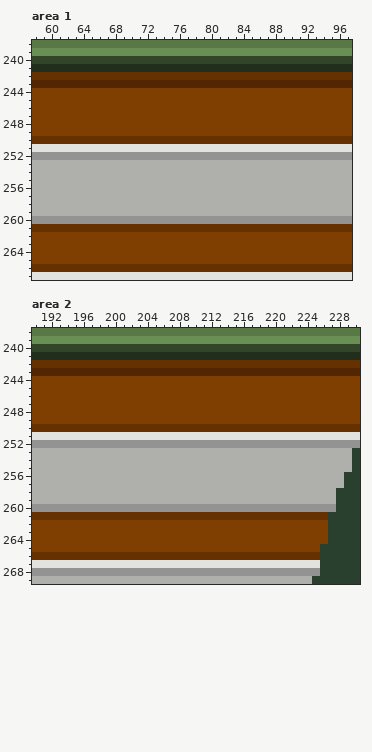
A pixel-art file gets an edit: img/inn.ase. The picture above is the old version.
640x640 pixels, 1 frame. Colours within 5 levels of each other are drawn and written as one. Shown: area 1: x 58..97, y 238..267; area 2: x 190..230, y 238..269. The commit also changed other parts of the picture, which this record leaves out.
And afterwards:
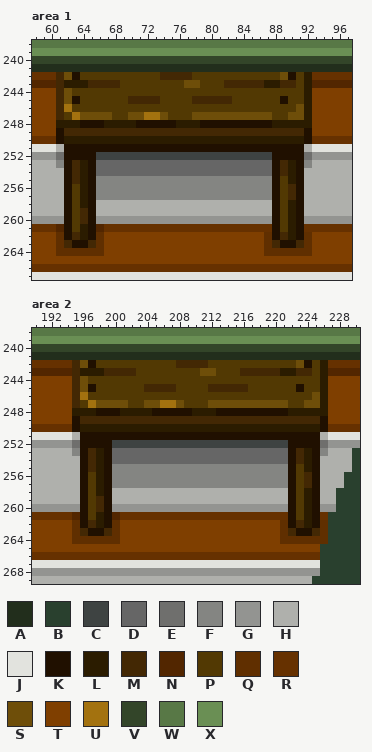
Palette (. is transparent): A #222e1c  B #29402e  C #3e4342  D #666666  E #6f6f6d  F #848582  G #939491  H #afb0ac  J #e2e3de  K #201000  L #2b1c00  M #432804  N #522600  P #523903  Q #602f00  R #663100  S #6e4e09  T #7f3f00  U #a3720f  V #334529  W #587846  X #6a8f54
Changes in this commit:
layer "lvl1.ref" now shown
Area 1, layer "lvl1.ref":
y 242: x 61..92 RRRRRRRRRRRRRRRRRRRRRRRRRRRRRRRR -> MSKPPPPPPPPPPMMMMPPPPPPPPPPPSKPL
y 243: x 61..92 NNNNNNNNNNNNNNNNNNNNNNNNNNNNNNNN -> MLLLMMMMPPPPPPPPSSPPPMMMMMLLMMPL
y 244: x 61..92 TTTTTTTTTTTTTTTTTTTTTTTTTTTTTTTT -> MSPPPPPPPPPPPPPPPPPPPPPPPPPPPPPL
y 245: x 61..92 TTTTTTTTTTTTTTTTTTTTTTTTTTTTTTTT -> MSKPPPPPPMMMMPPPPMMMMMPPPPPPKPPL
y 246: x 61..92 TTTTTTTTTTTTTTTTTTTTTTTTTTTTTTTT -> MUPPPPPPPPPPPPPPPPPPPPPPPPPPPPSL
y 247: x 61..92 TTTTTTTTTTTTTTTTTTTTTTTTTTTTTTTT -> MPUSSSSPPSSUUSPPPSSSSSSSSSSPPSSL
y 248: x 61..92 TTTTTTTTTTTTTTTTTTTTTTTTTTTTTTTT -> LLLKKKLLLLKKKKKLLLKKKKKKKKKLLLLL
y 249: x 61..92 TTTTTTTTTTTTTTTTTTTTTTTTTTTTTTTT -> KMMMMMMMMMMMMMMMMMMMMMMMMMMMMMMK
y 250: x 61..92 RRRRRRRRRRRRRRRRRRRRRRRRRRRRRRRR -> KLLLLLLLLLLLLLLLLLLLLLLLLLLLLLLK
y 251: x 61..92 JJJJJJJJJJJJJJJJJJJJJJJJJJJJJJJJ -> HKKKKKKKKKKKKKKKKKKKKKKKKKKKKKKH
y 252: x 61..92 GGGGGGGGGGGGGGGGGGGGGGGGGGGGGGGG -> EKKKKCCCCCCCCCCCCCCCCCCCCCCKKKKE
y 253: x 61..92 HHHHHHHHHHHHHHHHHHHHHHHHHHHHHHHH -> FKMLKDDDDDDDDDDDDDDDDDDDDDDKMLKF
y 254: x 62..91 HHHHHHHHHHHHHHHHHHHHHHHHHHHHHH -> KMLKDDDDDDDDDDDDDDDDDDDDDDKMLK
y 255: x 62..91 HHHHHHHHHHHHHHHHHHHHHHHHHHHHHH -> KMLKFFFFFFFFFFFFFFFFFFFFFFKPLK
y 256..257: x 62..91 HHHHHHHHHHHHHHHHHHHHHHHHHHHHHH -> KPLKFFFFFFFFFFFFFFFFFFFFFFKPMK
y 258: x 62..65 HHHH -> KPLK; x 88..91 HHHH -> KPLK
y 259: x 62..65 HHHH -> KPMK; x 88..91 HHHH -> KPLK
y 260: x 62..65 GGGG -> KPMK; x 88..91 GGGG -> KPLK
y 261: x 61..66 RRRRRR -> NKPLKN; x 88..91 RRRR -> KPLK
y 262: x 61..66 TTTTTT -> QKMLKQ; x 87..92 TTTTTT -> QKMLKQ
y 263: x 61..66 TTTTTT -> QMKKMQ; x 87..92 TTTTTT -> QMKKMQ
y 264: x 61..66 TTTTTT -> QQQQQQ; x 87..92 TTTTTT -> QQQQQQ
Area 2, layer "lvl1.ref":
y 242: x 195..226 RRRRRRRRRRRRRRRRRRRRRRRRRRRRRRRR -> MSKPPPPPPPPPPMMMMPPPPPPPPPPPSKPL
y 243: x 195..226 NNNNNNNNNNNNNNNNNNNNNNNNNNNNNNNN -> MLLLMMMMPPPPPPPPSSPPPMMMMMLLMMPL
y 244: x 195..226 TTTTTTTTTTTTTTTTTTTTTTTTTTTTTTTT -> MSPPPPPPPPPPPPPPPPPPPPPPPPPPPPPL
y 245: x 195..226 TTTTTTTTTTTTTTTTTTTTTTTTTTTTTTTT -> MSKPPPPPPMMMMPPPPMMMMMPPPPPPKPPL
y 246: x 195..226 TTTTTTTTTTTTTTTTTTTTTTTTTTTTTTTT -> MUPPPPPPPPPPPPPPPPPPPPPPPPPPPPSL
y 247: x 195..226 TTTTTTTTTTTTTTTTTTTTTTTTTTTTTTTT -> MPUSSSSPPSSUUSPPPSSSSSSSSSSPPSSL
y 248: x 195..226 TTTTTTTTTTTTTTTTTTTTTTTTTTTTTTTT -> LLLKKKLLLLKKKKKLLLKKKKKKKKKLLLLL
y 249: x 195..226 TTTTTTTTTTTTTTTTTTTTTTTTTTTTTTTT -> KMMMMMMMMMMMMMMMMMMMMMMMMMMMMMMK
y 250: x 195..226 RRRRRRRRRRRRRRRRRRRRRRRRRRRRRRRR -> KLLLLLLLLLLLLLLLLLLLLLLLLLLLLLLK
y 251: x 195..226 JJJJJJJJJJJJJJJJJJJJJJJJJJJJJJJJ -> HKKKKKKKKKKKKKKKKKKKKKKKKKKKKKKH
y 252: x 195..226 GGGGGGGGGGGGGGGGGGGGGGGGGGGGGGGG -> EKKKKCCCCCCCCCCCCCCCCCCCCCCKKKKE
y 253: x 195..226 HHHHHHHHHHHHHHHHHHHHHHHHHHHHHHHH -> FKMLKDDDDDDDDDDDDDDDDDDDDDDKMLKF
y 254: x 196..225 HHHHHHHHHHHHHHHHHHHHHHHHHHHHHH -> KMLKDDDDDDDDDDDDDDDDDDDDDDKMLK
y 255: x 196..225 HHHHHHHHHHHHHHHHHHHHHHHHHHHHHH -> KMLKFFFFFFFFFFFFFFFFFFFFFFKPLK
y 256..257: x 196..225 HHHHHHHHHHHHHHHHHHHHHHHHHHHHHH -> KPLKFFFFFFFFFFFFFFFFFFFFFFKPMK
y 258: x 196..199 HHHH -> KPLK; x 222..225 HHHH -> KPLK
y 259: x 196..199 HHHH -> KPMK; x 222..225 HHHH -> KPLK
y 260: x 196..199 GGGG -> KPMK; x 222..225 GGGG -> KPLK
y 261: x 195..200 RRRRRR -> NKPLKN; x 222..225 RRRR -> KPLK
y 262: x 195..200 TTTTTT -> QKMLKQ; x 221..226 TTTTTT -> QKMLKQ
y 263: x 195..200 TTTTTT -> QMKKMQ; x 221..226 TTTTTT -> QMKKMQ
y 264: x 195..200 TTTTTT -> QQQQQQ; x 221..226 TTTTTT -> QQQQQQ
Pixel boxes of the changes (left, top, right, bottom) in both pictures:
changed: (56, 72, 312, 256)
changed: (72, 360, 328, 544)
